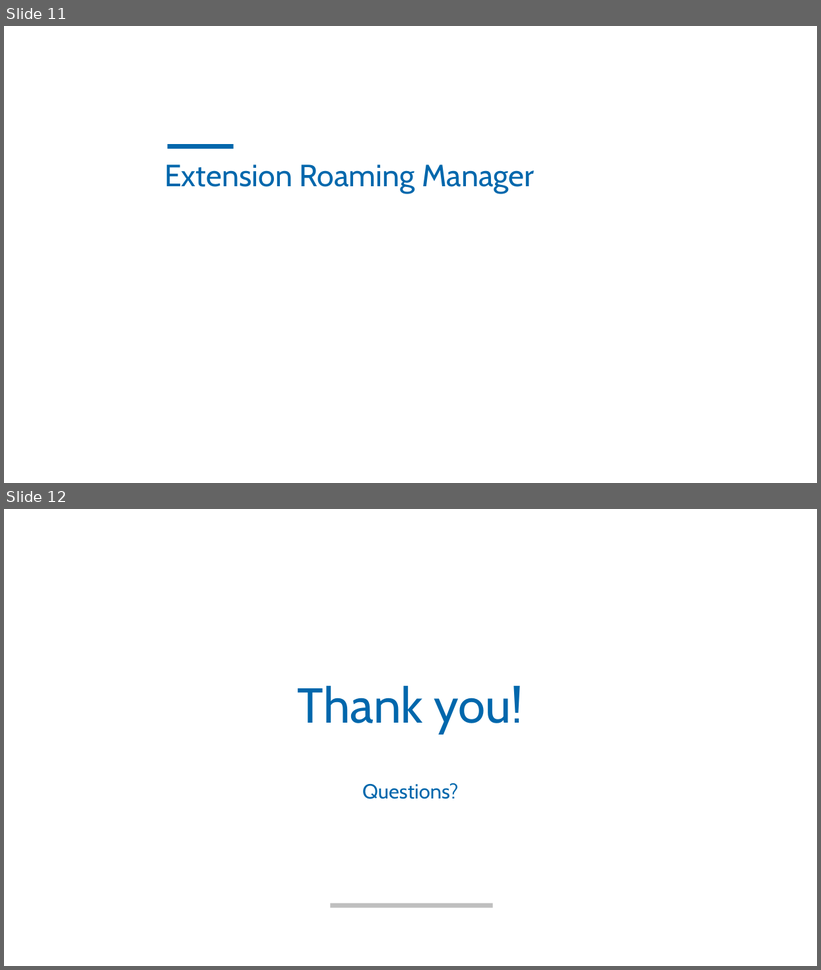
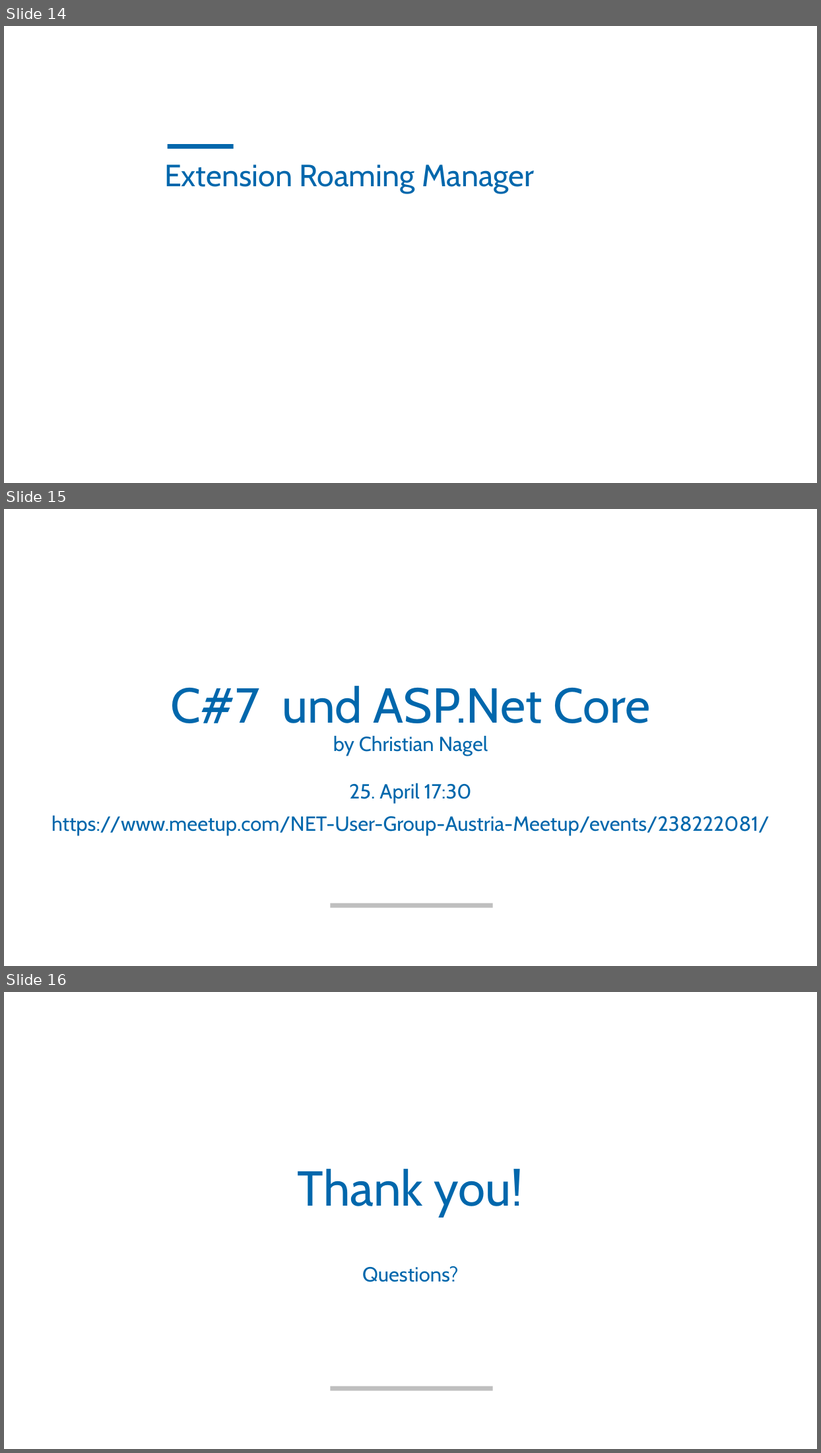
Before and after one commit to SabotageAndi/DotNetMeetupVS2017ShowCase, a slide deck: VS2017 Features.pptx. Shown one above the other, each under a label of ours: slides 11 and 12 before the commit, slides 14, 15 and 16 after it. The pictures are 821x970 and 821x1453 pixels, drawn with LibreOffice and Linux fonts; fonts in the diff are those of the drawing; background and template pictures are left out. Boxes give left, top, right and bottom in pixels: in the first picture for what was removed or moved away, otherwise in the second. Text is boxed around its words. In the diff, an @@ line names an element or a change of style, - is before the commit and + after.

Commit message:
work on Slides & code

```diff
--- a/VS2017 Features.pptx
+++ b/VS2017 Features.pptx
@@ slide 15 added at bbox=[4, 509, 817, 966], background #FFFFFF; not listed: 1 template element that a slide beside it also shows @@
@@ title added at bbox=[170, 686, 650, 755], 43.5 pt, text #0067AC @@
+C#7 und ASP.Net Core
+by Christian Nagel
@@ text added at bbox=[52, 783, 770, 836], 18.1 pt, text #0067AC @@
+25. April 17:30
+https://www.meetup.com/NET-User-Group-Austria-Meetup/events/238222081/
@@ what was slide 11 is now slide 14 @@
@@ what was slide 12 is now slide 16 @@
```
Also in this commit, not shown: 3 other slides added, 6 other files.
